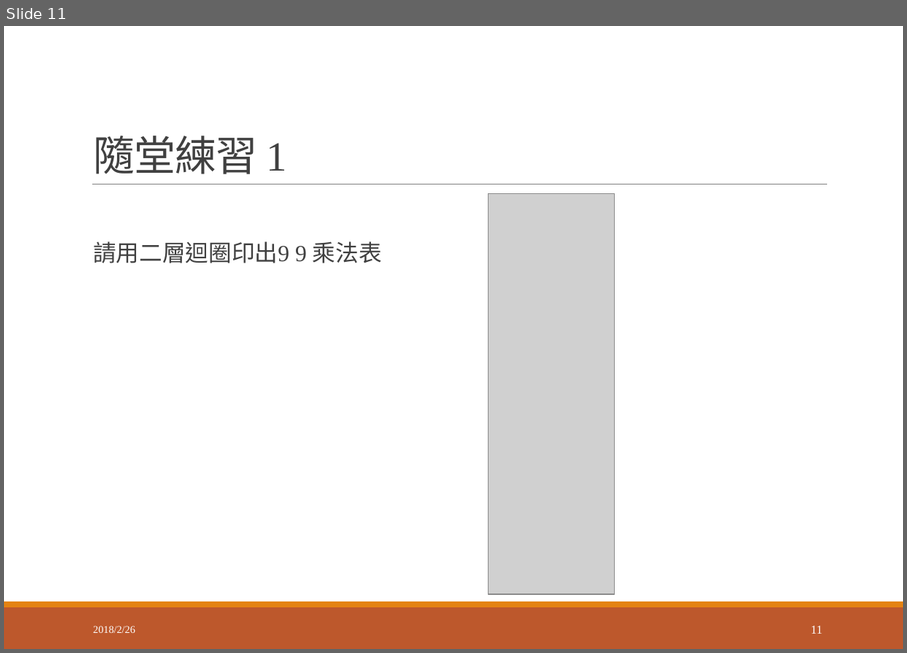
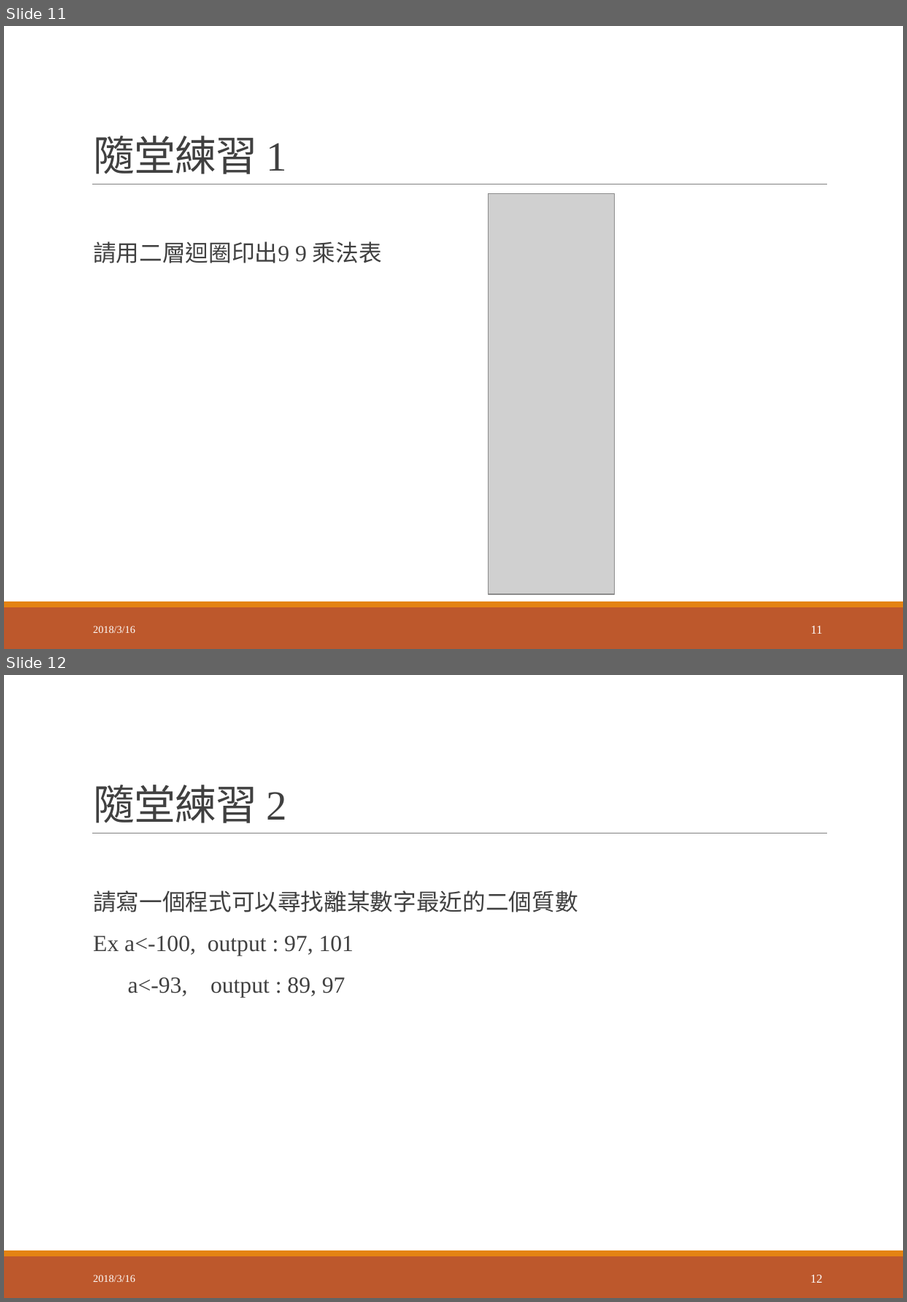
Before and after one commit to danny200026/R-Programming, a slide deck: class-tutorial/source/DM_Ch04.pptx. Shown one above the other, each under a label of ours: slide 11 before the commit, slides 11 and 12 after it. The pictures are 907x653 and 907x1302 pixels, drawn with LibreOffice and Linux fonts; fonts in the diff are those of the drawing; grey boxes stand for pictures. Boxes give left, top, right and bottom in pixels: in the first picture for what was removed or moved away, otherwise in the second. Text is boxed around its words. In the diff, an @@ line names an element or a change of style, - is before the commit and + after.

```diff
--- a/class-tutorial/source/DM_Ch04.pptx
+++ b/class-tutorial/source/DM_Ch04.pptx
@@ slide 12 added at (x1=4, y1=675, x2=903, y2=1298), background #FFFFFF; not listed: 3 template elements that a slide beside it also shows @@
@@ title added at (x1=93, y1=785, x2=287, y2=823), 36 pt, text #404040 @@
+隨堂練習 2
@@ text added at (x1=93, y1=890, x2=578, y2=997), 20 pt, text #404040 @@
+  請寫一個程式可以尋找離某數字最近的二個質數
+  Ex a<-100, output : 97, 101
+  a<-93, output : 89, 97
@@ text added at (x1=93, y1=1274, x2=135, y2=1282), 9 pt, text #FFFFFF @@
+2018/3/16
@@ page number added at (x1=811, y1=1274, x2=823, y2=1282), 10.5 pt, text #FFFFFF @@
+12
@@ slide 11 changed as well @@
@@ text at (x1=93, y1=625, x2=135, y2=633): text changed @@
-2018/2/26
+2018/3/16
```
Also in this commit, not shown: 11 other slides changed, 15 other files.
